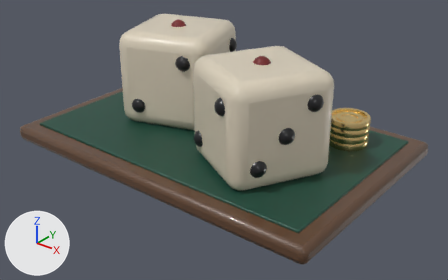
The glTF model presentations/cantillon/models/glb/dice.glb, before and after one commit.
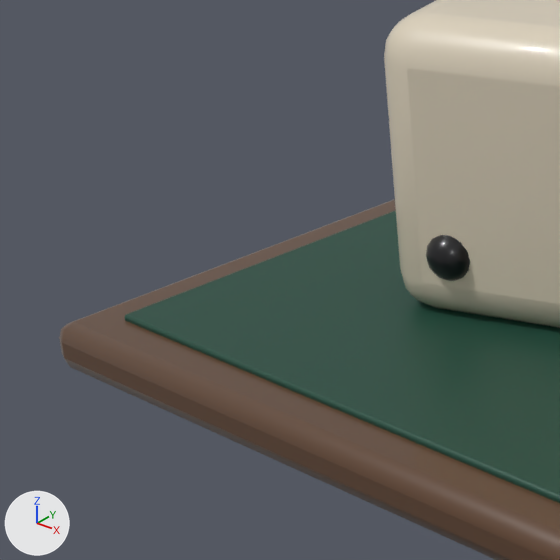
There are two pictures of each version: one whole from a camera (50 mm lens) standing at (1.334, -1.634, 0.803) and looking at (0.062, -0.044, -0.182), one close up on the part from 0% to 39% of the width and 10% to 71% of the height. Arrows for +X, +Y and +Z are at lower left; the lights stay in place. The first two pictures are the older version.

In view in the first close-up: 'm_d1', 'm_root'.
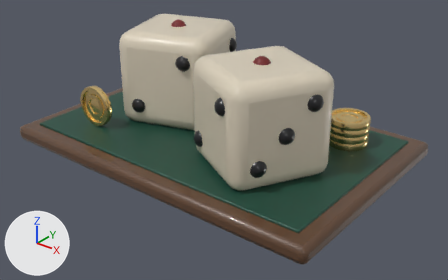
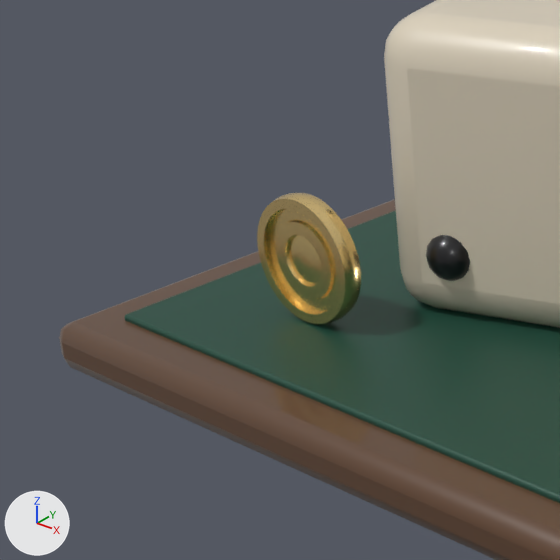
Changed parts and their boxes (x1, y1, x2, y2) in the close-ups (560 x 560 px):
'm_spin', added (beige): after (257, 193, 361, 324)

Edits to the bpy script that builds the scene:
```text
Add me_spinner:
    me_spinner.from_pydata(...)  # 674 vertices, 1344 faces; spans x -0.478..-0.322, y -0.252..-0.228, z -0.183..-0.027
    me_spinner.materials.append(mat_gold)  # beige #ffdf99
Add ob_m_spin:
    ob_m_spin = bpy.data.objects.new('m_spin', me_spinner)
    ob_m_spin.location = (0.0, 0.0, 0.0)
```
